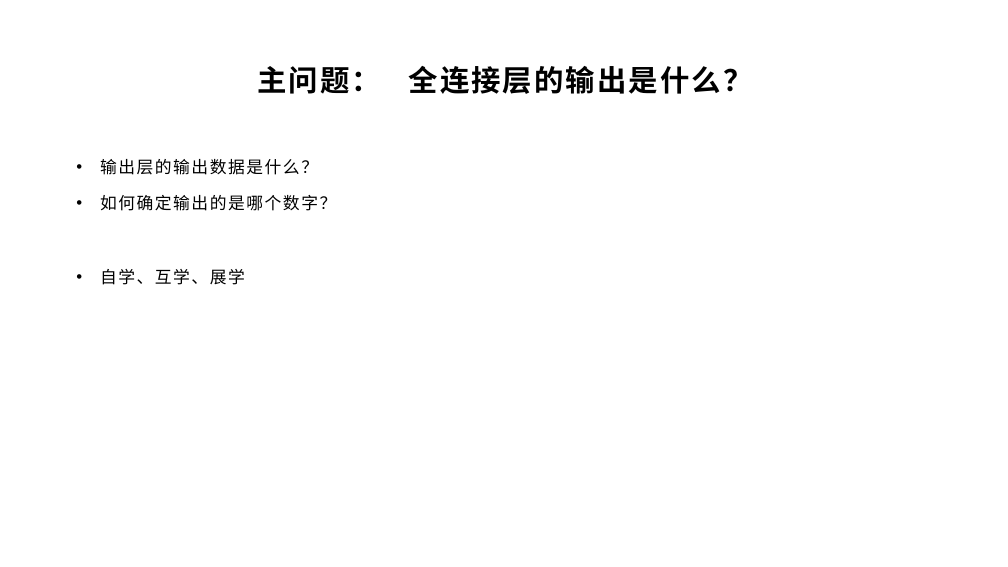
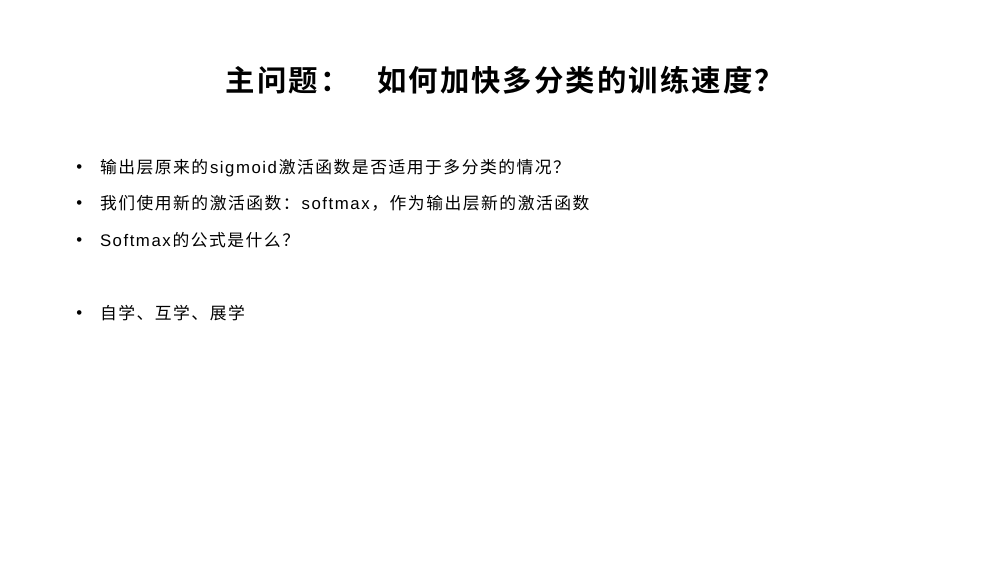
Before and after one commit to yyc-git/DeepLearningEdu, a slide deck: slide 17 of lessons/6_softmax/ppt/使用交叉熵损失函数和Softmax激活函数.pptx (slide 9 before the commit). Drawn at 1008x567 pixels with LibreOffice and Linux fonts; fonts in the diff are those of the drawing; background and template pictures are left out. Boxes give left, top, right and bottom in pixels: in the first picture for what was removed or moved away, otherwise in the second. Text is boxed around its words. In the diff, an @@ line names an element or a change of style, - is before the commit and + after.

Commit message:
feat(6_softmax): update ppt, finish draft

```diff
--- a/lessons/6_softmax/ppt/使用交叉熵损失函数和Softmax激活函数.pptx
+++ b/lessons/6_softmax/ppt/使用交叉熵损失函数和Softmax激活函数.pptx
@@ title at (226, 66, 784, 94): text changed @@
-主问题： 全连接层的输出是什么？
+主问题： 如何加快多分类的训练速度？
@@ text at (100, 159, 589, 211): text changed @@
-• 输出层的输出数据是什么？
-• 如何确定输出的是哪个数字？
+• 输出层原来的sigmoid激活函数是否适用于多分类的情况？
+• 我们使用新的激活函数：softmax，作为输出层新的激活函数
+• Softmax的公式是什么？
```
Also in this commit, not shown: 11 other slides changed, 9 slides added, 11 slides removed, 1 other file.
